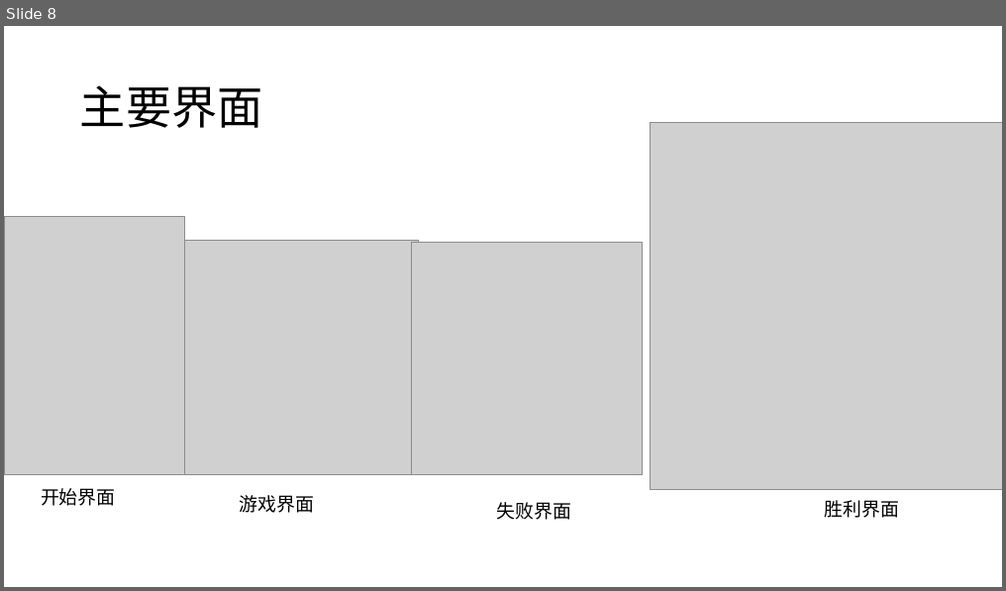
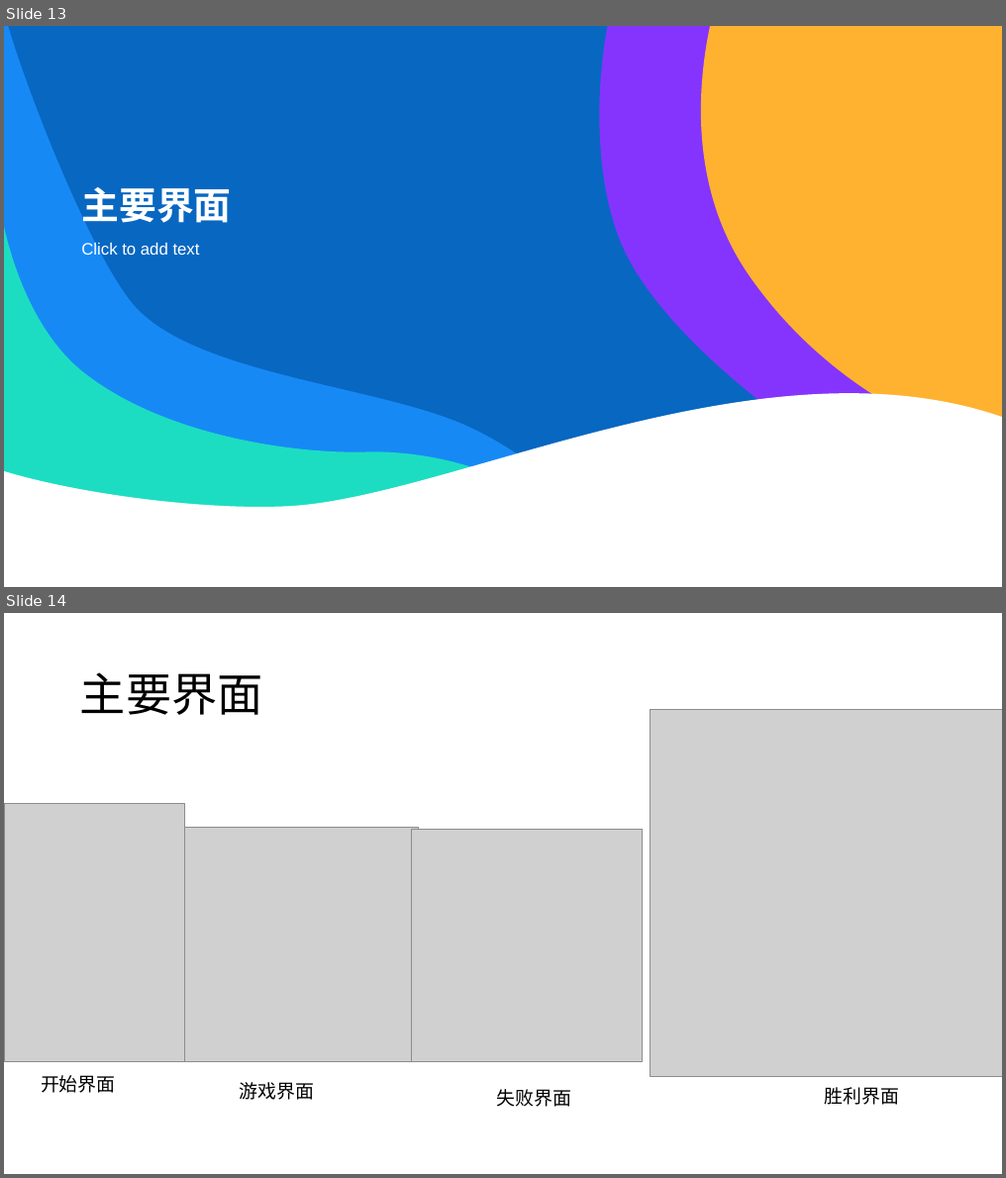
Before and after one commit to wzc506/mineswapper, a slide deck: uml.pptx. Shown one above the other, each under a label of ours: slide 8 before the commit, slides 13 and 14 after it. The pictures are 1006x591 and 1006x1178 pixels, drawn with LibreOffice and Linux fonts; fonts in the diff are those of the drawing; grey boxes stand for pictures. Boxes give left, top, right and bottom in pixels: in the first picture for what was removed or moved away, otherwise in the second. Text is boxed around its words. In the diff, an @@ line names an element or a change of style, - is before the commit and + after.

```diff
--- a/uml.pptx
+++ b/uml.pptx
@@ slide 13 added at box(4, 26, 1002, 587), background #000000 @@
@@ title added at box(81, 187, 231, 230), 36 pt, text #FFFFFF, bold @@
+主要界面
@@ text added at box(81, 242, 200, 260), 16 pt, text #FFFFFF @@
+Click to add text
@@ group added at box(4, 26, 1002, 587): 5 freeform shapes, 1 rectangle @@
@@ what was slide 8 is now slide 14 @@
```
Also in this commit, not shown: 3 slides changed, 11 other slides added, 32 other files.
